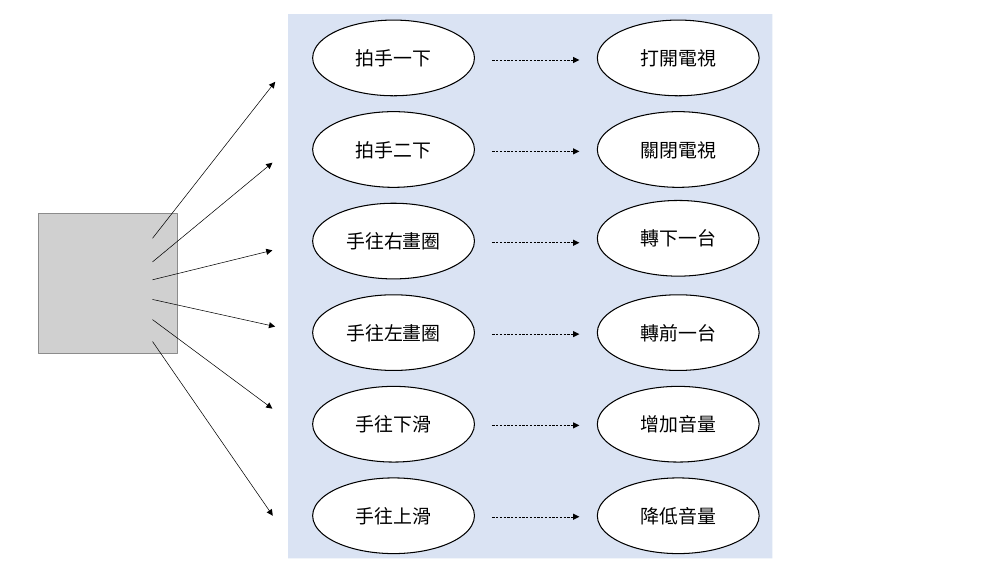
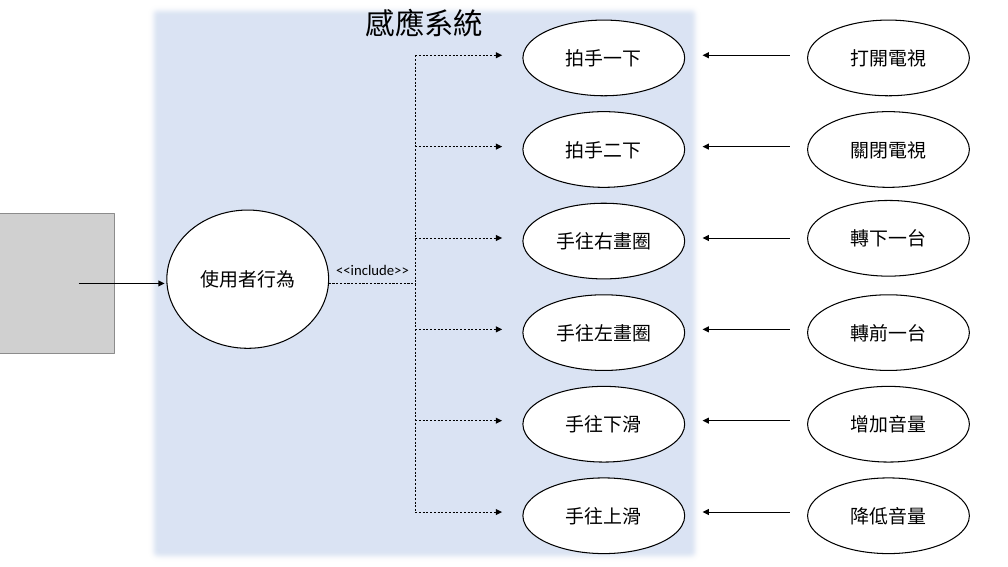
Before and after one commit to 0624062/EU_SmartTV_YA, a slide deck: slide 1 of 使用案例圖.pptx. Drawn at 1008x567 pixels with LibreOffice and Linux fonts; fonts in the diff are those of the drawing; grey boxes stand for pictures. Boxes give left, top, right and bottom in pixels: in the first picture for what was removed or moved away, otherwise in the second. Text is boxed around its words. In the diff, an @@ line names an element or a change of style, - is before the commit and + after.

```diff
--- a/使用案例圖.pptx
+++ b/使用案例圖.pptx
@@ rectangle removed at [288,14,773,559] @@
@@ text added at [366,9,483,37], 28 pt, text #000000 @@
+感應系統
@@ line added from (415, 55) to (415, 512), #000000 0.5 pt dashed @@
@@ arrow added from (790, 55) to (702, 55), #000000 0.5 pt @@
@@ arrow removed from (153, 238) to (275, 82) @@
@@ arrow added from (790, 147) to (702, 147), #000000 0.5 pt @@
@@ arrow removed from (153, 262) to (272, 163) @@
@@ picture: place and size @@
-picture at [39,214,178,353]
+picture at [0,214,114,353]
@@ ellipse added at [167,210,329,349], fill #FFFFFF, outline #000000 1 pt, 18 pt, text #000000 @@
+使用者行為
@@ arrow added from (790, 238) to (702, 238), #000000 0.5 pt @@
@@ text added at [336,264,409,275], 14 pt, text #000000 @@
+<<include>>
@@ arrow moved from (153, 280) - (272, 250) to (79, 284) - (165, 284) @@
@@ arrow removed from (153, 299) to (275, 327) @@
@@ line added from (329, 284) to (415, 284), #000000 0.5 pt dashed @@
@@ arrow removed from (153, 320) to (272, 409) @@
@@ arrow removed from (153, 342) to (273, 516) @@
@@ arrow added from (790, 330) to (702, 330), #000000 0.5 pt @@
@@ arrow added from (790, 420) to (702, 420), #000000 0.5 pt @@
@@ 12 ellipses: place and size @@
-12 ellipses at [313,20,759,554]
+12 ellipses at [523,20,969,554]
@@ 6 arrows: place and size @@
-6 arrows at [492,60,579,517]
+6 arrows at [415,55,502,512]
@@ arrow added from (790, 512) to (702, 512), #000000 0.5 pt @@
```
Also in this commit, not shown: 1 other file.
